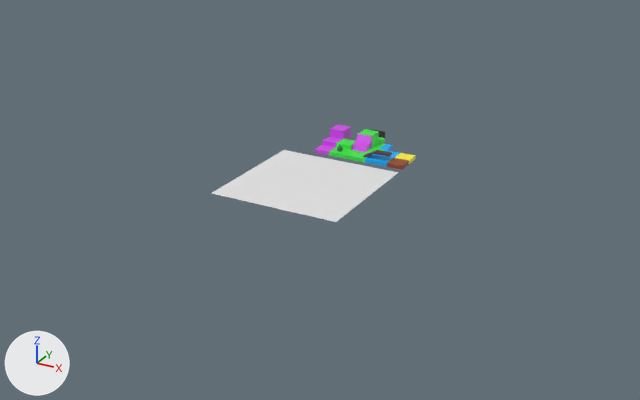
An edit to the Blender file Celebi/example/Voxel.blend, drawn before and after from the same camera.
Both versions are drawn from a 50 mm lens placed at (23.6, -41.5, 19.8), pointed at (0.5, 0.6, -1.3). The lights are fixed; the arrows at lower left show +X, +Y and +Z.

In view in the first picture: 'GrassBarricade', 'GrassFull', 'GrassHalf', 'GrassPlant', 'GrassWaterCorner', 'Plane', 'Rock', 'RockFull', 'RockHalf', 'Sand', 'Soil', 'Stair', 'WaterBridge', 'WaterGrass', 'WaterGrassBridge'.
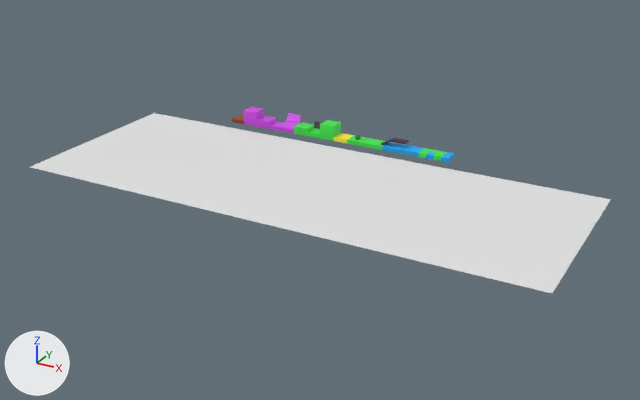
Changed parts and their boxes (x1, y1, x2, y2) in the pictures (640 x 400 px):
```json
{"object": "Plane", "change": "reshaped", "before": [212, 150, 399, 222], "after": [30, 113, 611, 293], "on screen": "210% wider, 148% taller"}
{"object": "RockFull", "change": "moved", "before": [330, 124, 351, 140], "after": [243, 107, 264, 126]}
{"object": "Stair", "change": "moved", "before": [350, 134, 372, 152], "after": [281, 113, 301, 134]}
{"object": "GrassFull", "change": "moved", "before": [358, 129, 379, 147], "after": [320, 120, 341, 141]}
{"object": "WaterBridge", "change": "moved", "before": [372, 150, 393, 167], "after": [389, 138, 410, 154]}
{"object": "GrassHalf", "change": "moved", "before": [336, 139, 355, 149], "after": [294, 122, 314, 136]}
{"object": "RockHalf", "change": "moved", "before": [323, 136, 344, 147], "after": [256, 116, 276, 129]}
{"object": "WaterGrassBridge", "change": "moved", "before": [357, 150, 378, 164], "after": [375, 139, 395, 151]}
{"object": "GrassPlant", "change": "moved", "before": [329, 146, 350, 158], "after": [347, 134, 367, 146]}
{"object": "WaterGrass", "change": "moved", "before": [372, 143, 393, 151], "after": [433, 151, 455, 162]}
{"object": "Soil", "change": "moved", "before": [387, 158, 409, 170], "after": [232, 115, 244, 124]}
{"object": "Sand", "change": "moved", "before": [394, 153, 415, 164], "after": [334, 133, 354, 143]}
{"object": "Rock", "change": "moved", "before": [315, 144, 335, 155], "after": [268, 121, 284, 131]}
{"object": "GrassBarricade", "change": "moved", "before": [371, 129, 385, 143], "after": [307, 121, 322, 138]}
{"object": "GrassWaterCorner", "change": "moved", "before": [366, 147, 385, 153], "after": [418, 148, 439, 159]}
{"object": "Water", "change": "moved", "before": [385, 150, 400, 158], "after": [404, 146, 424, 157]}
```

The change, as JSON lines over the scene's bpy script:
```json
{"block": "me_plane", "where": "me_plane.from_pydata(...)  # 4 vertices, 1 face; spans x -4.0..4.0, y -4.0..4.0, z 0.0"}
{"block": "me_plane", "where": "# used by ob_plane; location = (0.0, 0.0, 0.0)"}
{"block": "me_plane", "change": "me_plane part 1"}
{"op": "set", "path": "me_plane.vertices[0].co", "old": "(-4.0, -4.0, 0.0)", "new": "(-16.0, -6.0, 0.0)", "note": "pixel (210, 193) -> pixel (29, 167)"}
{"op": "set", "path": "me_plane.vertices[1].co", "old": "(4.0, -4.0, 0.0)", "new": "(16.0, -6.0, 0.0)", "note": "pixel (336, 222) -> pixel (552, 293)"}
{"op": "set", "path": "me_plane.vertices[2].co", "old": "(-4.0, 4.0, 0.0)", "new": "(-16.0, 6.0, 0.0)", "note": "pixel (283, 149) -> pixel (154, 113)"}
{"op": "set", "path": "me_plane.vertices[3].co", "old": "(4.0, 4.0, 0.0)", "new": "(16.0, 6.0, 0.0)", "note": "pixel (398, 172) -> pixel (610, 199)"}
{"op": "set", "path": "ob_sand.location", "old": "(3.5, 6.0, 0.5)", "new": "(-1.5, 7.5, 0.5)"}
{"op": "set", "path": "ob_water.location", "old": "(2.5, 6.0, 0.5)", "new": "(3.5, 7.5, 0.5)"}
{"op": "set", "path": "ob_soil.location", "old": "(3.5, 5.0, 0.5)", "new": "(-9.5, 7.5, 0.5)"}
{"op": "set", "path": "ob_grassplant.location", "old": "(-0.5, 5.0, 0.5)", "new": "(-0.5, 7.5, 0.5)"}
{"op": "set", "path": "ob_watergrassbridge.location", "old": "(1.5, 5.0, 0.5)", "new": "(1.5, 7.5, 0.5)"}
{"op": "set", "path": "ob_waterbridge.location", "old": "(2.5, 5.0, 0.5)", "new": "(2.5, 7.5, 0.5)"}
{"op": "set", "path": "ob_grassbarricade.location", "old": "(0.5, 8.0, 0.5)", "new": "(-3.5, 7.5, 0.5)"}
{"op": "set", "path": "ob_grassfull.location", "old": "(0.5, 7.0, 0.5)", "new": "(-2.5, 7.5, 0.5)"}
{"op": "set", "path": "ob_stair.location", "old": "(0.5, 6.0, 0.5)", "new": "(-5.5, 7.5, 0.5)"}
{"op": "set", "path": "ob_grasshalf.location", "old": "(-0.5, 6.0, 0.5)", "new": "(-4.5, 7.5, 0.5)"}
{"op": "set", "path": "ob_grasswatercorner.location", "old": "(1.5, 6.0, 0.5)", "new": "(4.5, 7.5, 0.5)"}
{"op": "set", "path": "ob_watergrass.location", "old": "(1.5, 7.0, 0.5)", "new": "(5.5, 7.5, 0.5)"}
{"op": "set", "path": "ob_rock.location", "old": "(-1.5, 5.0, 0.5)", "new": "(-6.5, 7.5, 0.5)"}
{"op": "set", "path": "ob_rockhalf.location", "old": "(-1.5, 6.0, 0.5)", "new": "(-7.5, 7.5, 0.5)"}
{"op": "set", "path": "ob_rockfull.location", "old": "(-1.5, 7.0, 0.5)", "new": "(-8.5, 7.5, 0.5)"}
```
